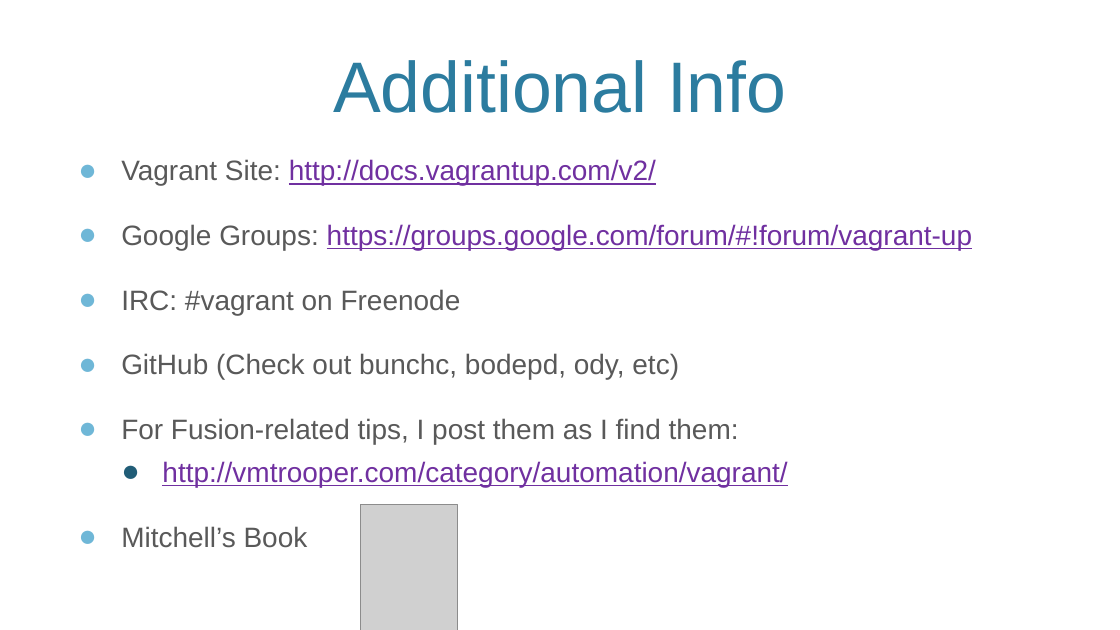
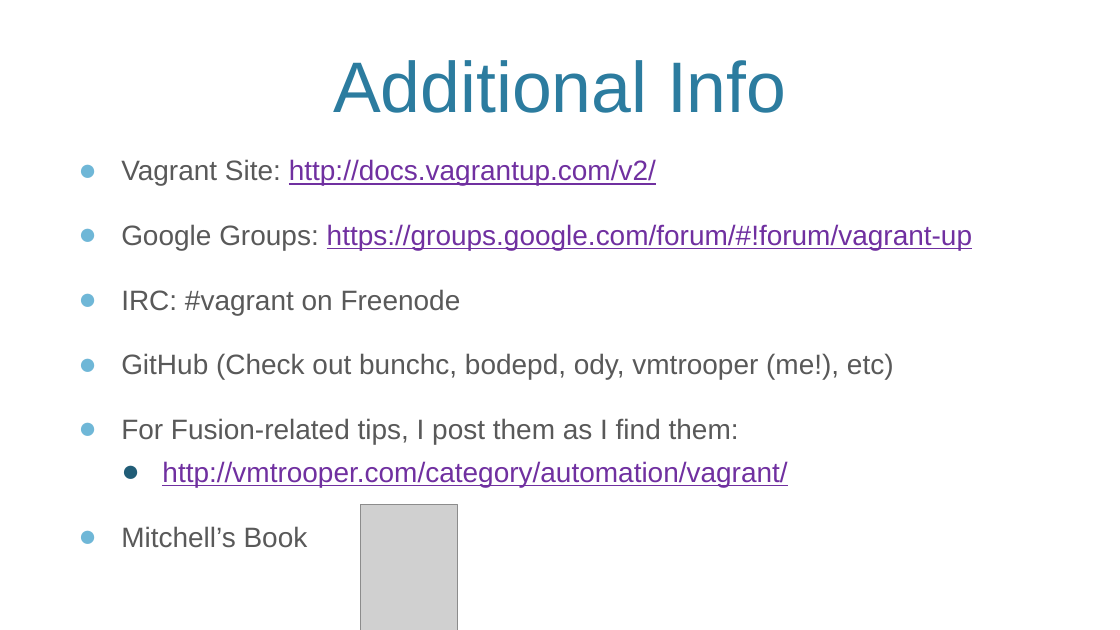
Before and after one commit to VMTrooper/VagrantBrownBag, a slide deck: slide 16 of Vagrant.pptx (slide 15 before the commit). Drawn at 1120x630 pixels with LibreOffice and Linux fonts; fonts in the diff are those of the drawing; grey boxes stand for pictures; background and template pictures are left out. Boxes give left, top, right and bottom in pixels: in the first picture for what was removed or moved away, otherwise in the second. Text is boxed around its words. In the diff, an @@ line names an element or a change of style, - is before the commit and + after.

```diff
--- a/Vagrant.pptx
+++ b/Vagrant.pptx
@@ text at [121,353,894,379]: text changed @@
-● GitHub (Check out bunchc, bodepd, ody, etc)
+● GitHub (Check out bunchc, bodepd, ody, vmtrooper (me!), etc)
```
Also in this commit, not shown: 8 other slides changed, 1 slide added, 7 other files.
